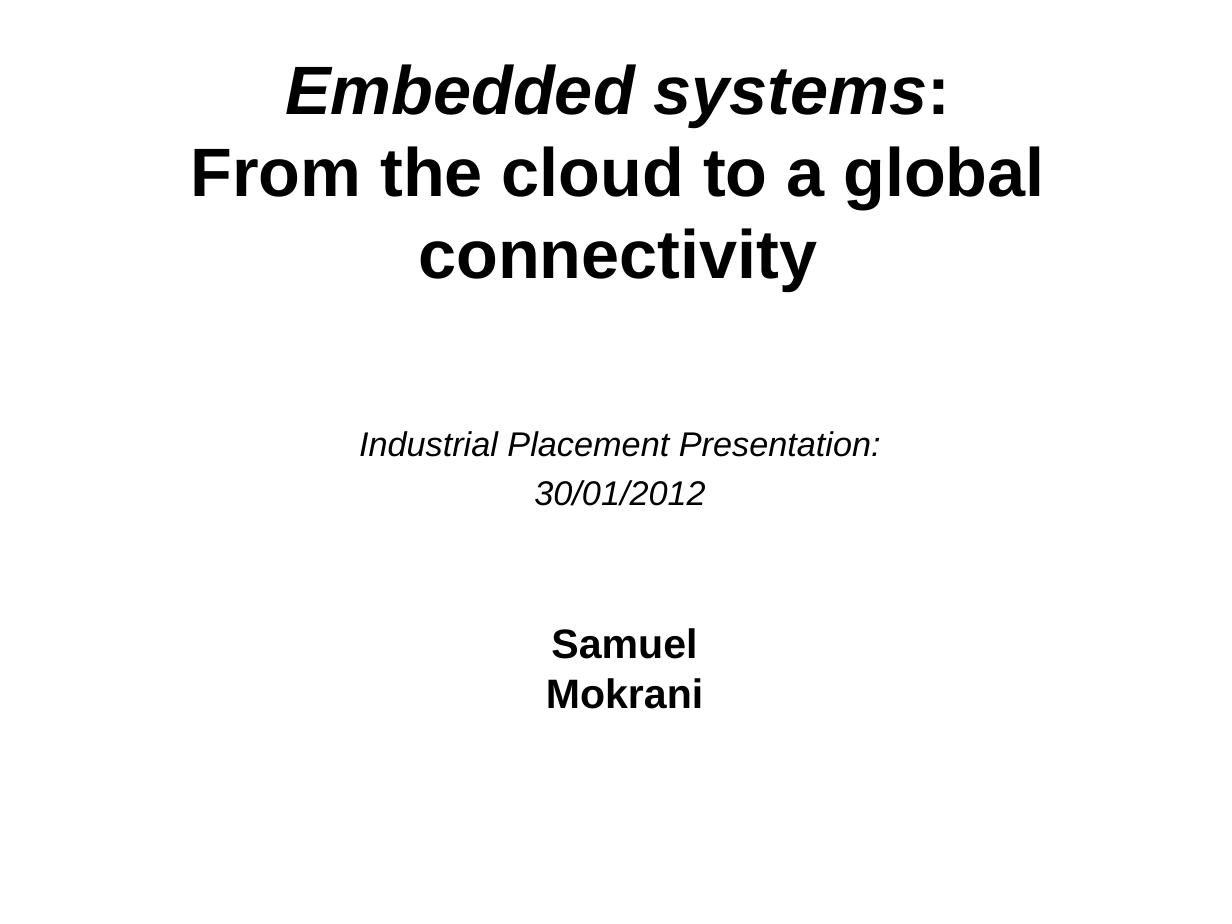
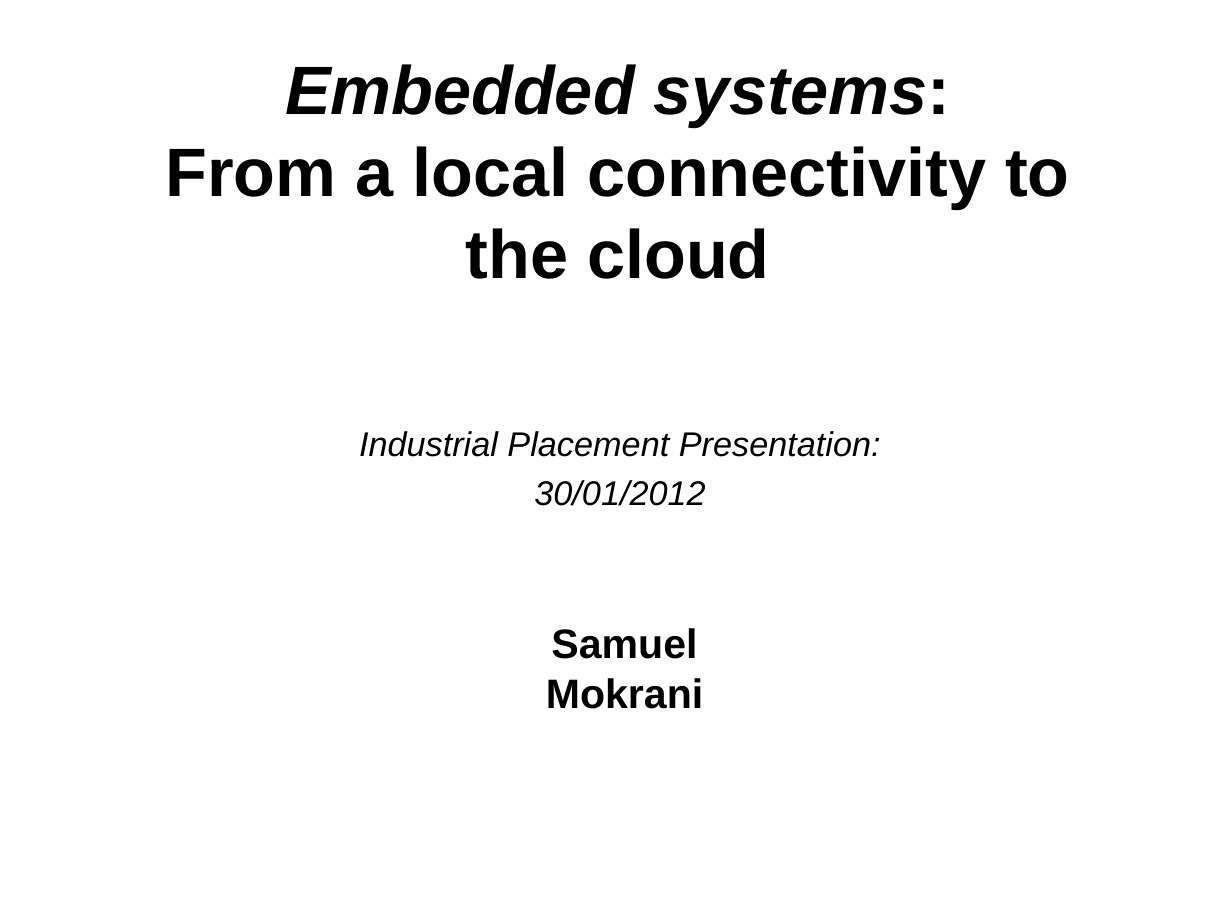
Before and after one commit to samux/ARM-internship-report, a slide deck: slide 1 of presentation_en/pres.pptx. Drawn at 1232x924 pixels with LibreOffice and Linux fonts; fonts in the diff are those of the drawing; background and template pictures are left out. Boxes give left, top, right and bottom in pixels: in the first picture for what was removed or moved away, otherwise in the second. Text is boxed around its words. In the diff, an @@ line names an element or a change of style, - is before the commit and + after.

```diff
--- a/presentation_en/pres.pptx
+++ b/presentation_en/pres.pptx
@@ title at <box>166,64,1070,279</box>: text changed @@
-Embedded systems:
-From the cloud to a global connectivity
+Embedded systems:
+From a local connectivity to the cloud
```
Also in this commit, not shown: 7 other slides changed, 7 other files.
